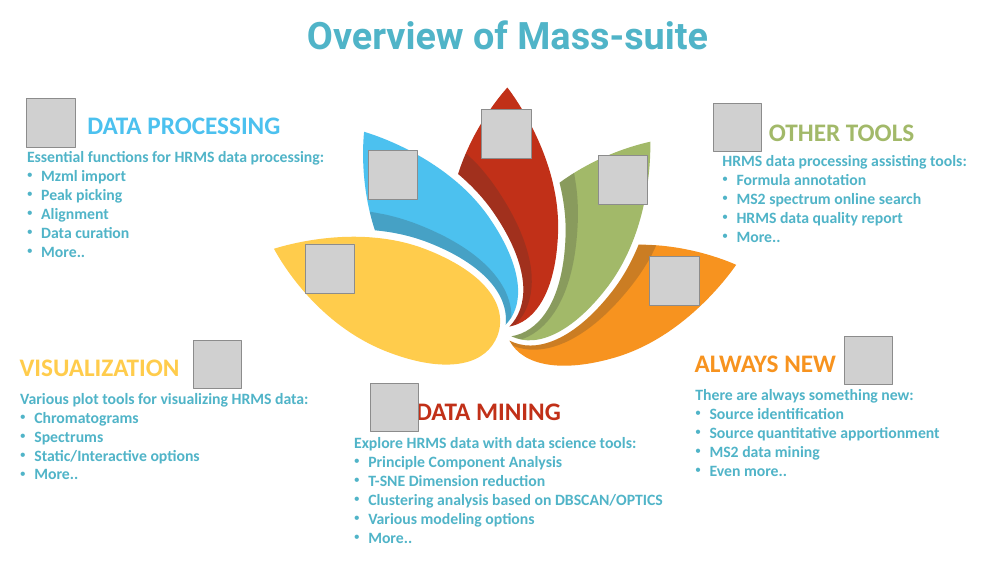
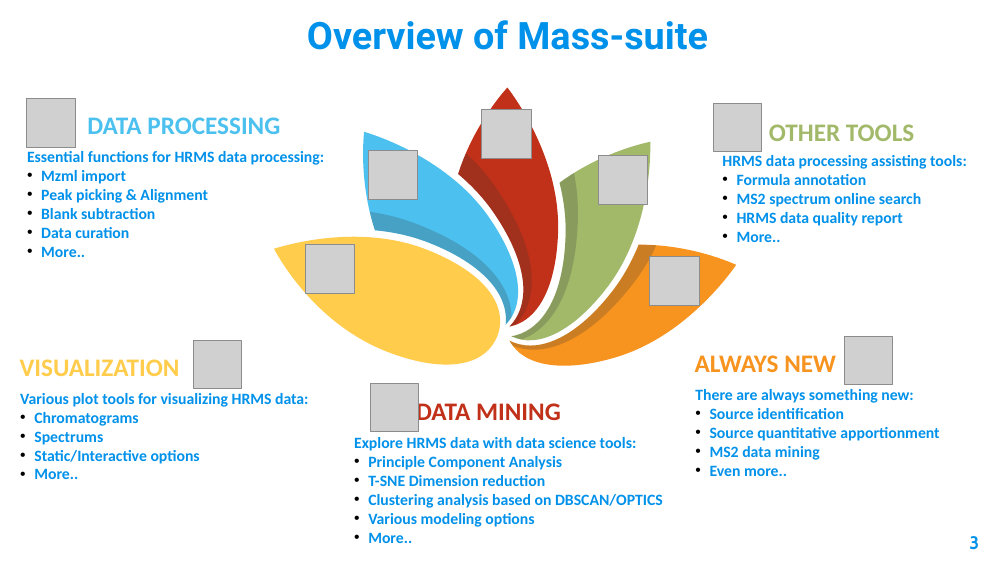
Before and after one commit to XiminHu/mass-suite, a slide deck: slide 3 of doc/20210326 ACS presentation.pptx. Drawn at 1008x567 pixels with LibreOffice and Linux fonts; fonts in the diff are those of the drawing; grey boxes stand for pictures; background and template pictures are left out. Boxes give left, top, right and bottom in pixels: in the first picture for what was removed or moved away, otherwise in the second. Text is boxed around its words. In the diff, an @@ line names an element or a change of style, - is before the commit and + after.

```diff
--- a/doc/20210326 ACS presentation.pptx
+++ b/doc/20210326 ACS presentation.pptx
@@ text at <box>27,151,324,257</box>: text colour #50B4C8 to #0091EA in "Essential functions for HRMS data processing:", "Mzml import", "Data curation", "More.." @@
@@ text at <box>41,189,208,219</box>: text changed; text colour #50B4C8 to #0091EA @@
-• Peak picking
-• Alignment
+• Peak picking & Alignment
+• Blank subtraction
@@ text colour #50B4C8 to #0091EA in 5 elements at <box>307,20,708,50</box>, <box>695,389,939,476</box>, <box>20,393,308,479</box>, <box>722,155,967,242</box>, <box>354,437,663,543</box> @@
@@ page number added at <box>969,536,979,550</box>, 17.3 pt, text #0091EA, bold @@
+3
```
Also in this commit, not shown: 18 other slides changed, 3 slides added, 3 slides removed, 13 other files.
